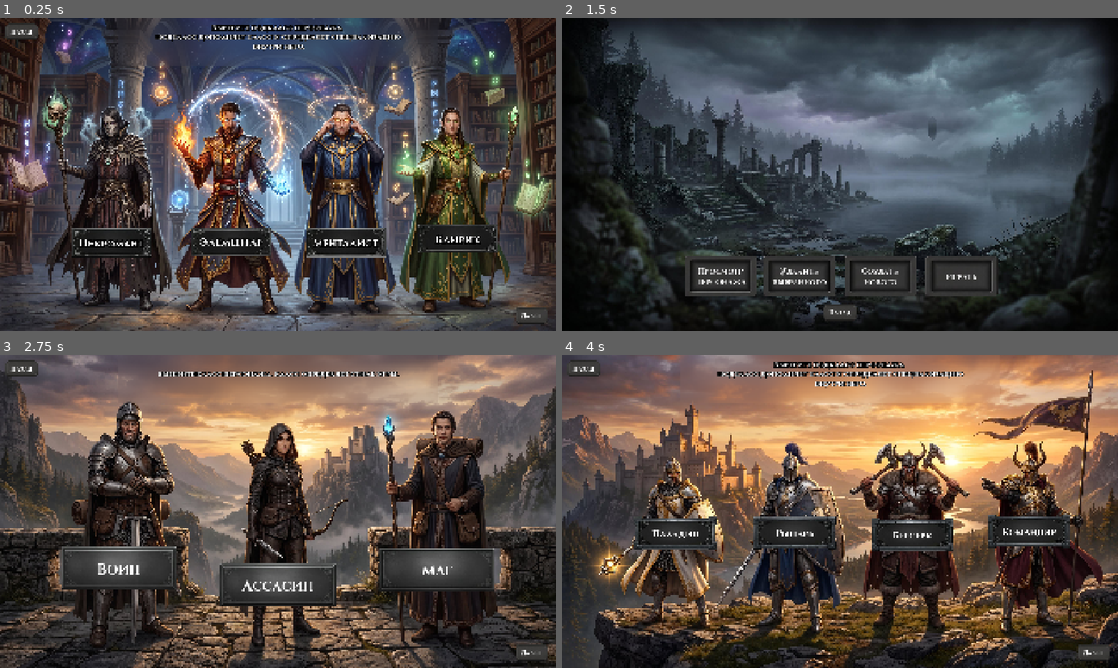
Above: before the commit, frames 1-4 (two rows, left to right).
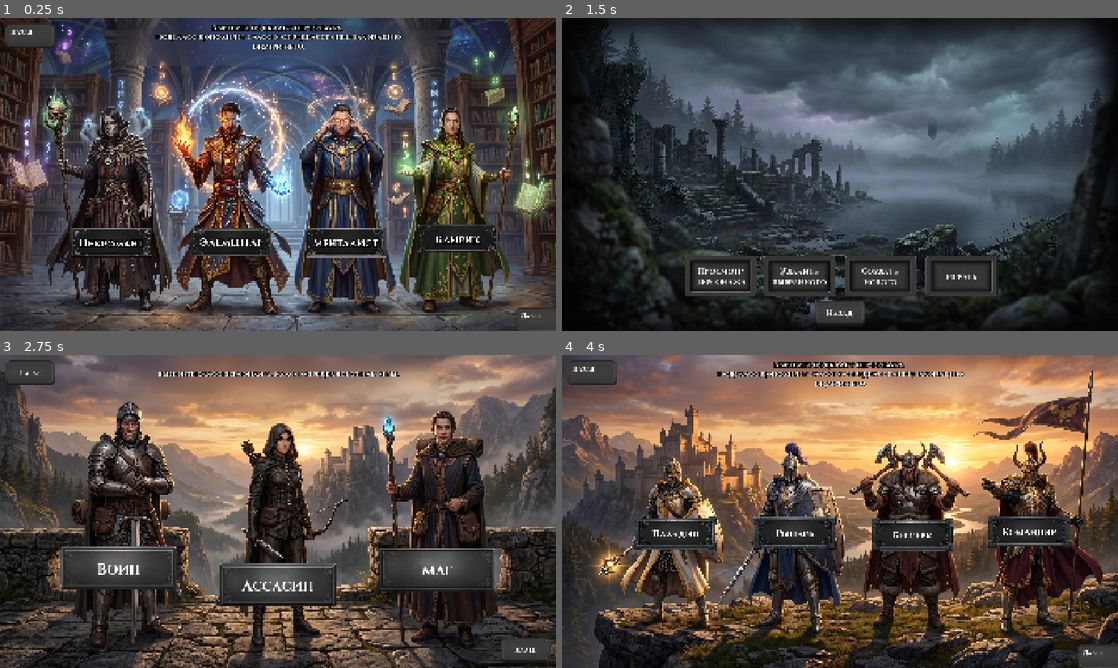
Above: after the commit, the same moments.

Repository: Brodyaga20/DND_Ecosystem
Game: Godot game, scene res://Scenes/MageSubclassSelect.tscn
The game is run twice, just before and just after one commit, with the same random seed, the same clock (stepped at 60 frames per second) and the same inputs. This scene is started directly instead of the project's main scene.
Inputs:
- Up to frame 1 (0.25 s): no input
- Up to frame 2 (1.5 s): click "Назад" at 0.5 s; click "Назад" at 1.25 s
- Up to frame 3 (2.75 s): click "Создать нового" at 2 s
- Up to frame 4 (4 s): click "Воин" at 2.75 s; click "Далее" at 3.5 s

The runs differ from the first frame. In frame 1, 0.4% of the frame differs, in the area x 0-100%, y 1-100%; in frame 2, 0.4%; in frame 3, 0.5%, in the area x 1-100%, y 1-99%; in frame 4, 0.5%.

Commit message:
style(ui): change size of back and next buttons in menu

Diff:
--- /dev/null
+++ b/Data/LabelSettings/BackNextButtons.tres
@@ -0,0 +1,4 @@
+[gd_resource type="LabelSettings" format=3 uid="uid://gohtfpbd5dmk"]
+
+[resource]
+font_size = 26
--- a/Scenes/CharacterList.tscn
+++ b/Scenes/CharacterList.tscn
@@ -9,6 +9,7 @@
 [ext_resource type="Texture2D" uid="uid://8u1ju70k1rju" path="res://Assets/Pictures/Buttons/Universal/BackNormal.png" id="7_iqcw4"]
 [ext_resource type="Texture2D" uid="uid://lw5wjk0pwr37" path="res://Assets/Pictures/Buttons/Universal/BackPressed.png" id="8_h71au"]
 [ext_resource type="Texture2D" uid="uid://c8vrjooon177" path="res://Assets/Pictures/Buttons/Universal/BackHover.png" id="9_m0tkf"]
+[ext_resource type="LabelSettings" uid="uid://gohtfpbd5dmk" path="res://Data/LabelSettings/BackNextButtons.tres" id="10_h71au"]
 
 [node name="CharacterList" type="Control" unique_id=1236289594]
 layout_mode = 3
@@ -64,21 +65,22 @@
 
 [node name="Back" type="TextureButton" parent="." unique_id=466963866]
 layout_mode = 0
-offset_left = 905.0
-offset_top = 989.0
-offset_right = 1015.0
-offset_bottom = 1044.0
+offset_left = 875.0
+offset_top = 975.0
+offset_right = 1045.0
+offset_bottom = 1060.0
 texture_normal = ExtResource("7_iqcw4")
 texture_pressed = ExtResource("8_h71au")
 texture_hover = ExtResource("9_m0tkf")
 
 [node name="Label" type="Label" parent="Back" unique_id=975426125]
 layout_mode = 0
-offset_right = 110.0
-offset_bottom = 55.0
+offset_right = 170.0
+offset_bottom = 85.0
 theme_override_fonts/font = ExtResource("6_rfau1")
 theme_override_font_sizes/font_size = 22
 text = "Назад"
+label_settings = ExtResource("10_h71au")
 horizontal_alignment = 1
 vertical_alignment = 1
 
--- a/Scenes/ClassSelect.tscn
+++ b/Scenes/ClassSelect.tscn
@@ -43,10 +43,10 @@
 
 [node name="Next" type="TextureButton" parent="." unique_id=767802749]
 layout_mode = 0
-offset_left = 1780.0
-offset_top = 1000.0
-offset_right = 1890.0
-offset_bottom = 1055.0
+offset_left = 1730.0
+offset_top = 975.0
+offset_right = 1900.0
+offset_bottom = 1060.0
 texture_normal = ExtResource("8_d1qtr")
 texture_pressed = ExtResource("9_ctprq")
 texture_hover = ExtResource("10_rapkh")
@@ -54,8 +54,8 @@
 
 [node name="Label" type="Label" parent="Next" unique_id=696286878]
 layout_mode = 0
-offset_right = 110.0
-offset_bottom = 55.0
+offset_right = 170.0
+offset_bottom = 85.0
 theme_override_fonts/font = ExtResource("6_junkc")
 theme_override_font_sizes/font_size = 22
 text = "Далее"
@@ -144,8 +144,8 @@
 
 [node name="Label" type="Label" parent="Back" unique_id=350636077]
 layout_mode = 0
-offset_right = 110.0
-offset_bottom = 55.0
+offset_right = 170.0
+offset_bottom = 85.0
 theme_override_fonts/font = ExtResource("6_junkc")
 theme_override_font_sizes/font_size = 22
 text = "Назад"
--- /dev/null
+++ b/Scenes/RaceSelect.tscn
@@ -0,0 +1,15 @@
+[gd_scene format=3 uid="uid://binueg1lwvq6l"]
+
+[ext_resource type="Texture2D" uid="uid://fj1epsfb30h1" path="res://Assets/Pictures/BackGrounds/RaceSelect.png" id="1_4jilo"]
+
+[node name="RaceSelect" type="Control" unique_id=472857401]
+layout_mode = 3
+anchors_preset = 15
+anchor_right = 1.0
+anchor_bottom = 1.0
+grow_horizontal = 2
+grow_vertical = 2
+
+[node name="RaceSelect" type="Sprite2D" parent="." unique_id=87146060]
+position = Vector2(960, 540)
+texture = ExtResource("1_4jilo")
--- a/Scripts/MageSubclassSelect.gd
+++ b/Scripts/MageSubclassSelect.gd
@@ -37,6 +37,6 @@
 
 func _on_next_pressed() -> void:
 	if selected_subclass_id != "":
-		get_tree().change_scene_to_file("res://Scenes/StatsDistribution.tscn")
+		get_tree().change_scene_to_file("res://Scenes/RaceSelect.tscn")
 		UnlockManager.unlock_class(selected_class_id)
 		UnlockManager.unlock_subclass(selected_subclass_id)
--- a/Scripts/RogueSubclassSelect.gd
+++ b/Scripts/RogueSubclassSelect.gd
@@ -32,7 +32,7 @@
 
 func _on_next_button_pressed():
 	if selected_subclass_id != "":
-		get_tree().change_scene_to_file("res://Scenes/StatsDistribution.tscn")
+		get_tree().change_scene_to_file("res://Scenes/RaceSelect.tscn")
 		UnlockManager.unlock_class(selected_class_id)
 		UnlockManager.unlock_subclass(selected_subclass_id)
 
--- a/Scripts/StatsDistribution.gd
+++ b/Scripts/StatsDistribution.gd
@@ -61,8 +61,14 @@
 		"mage":
 			get_tree().change_scene_to_file("res://Scenes/MageSubclassSelect.tscn")
 
+func ask_for_stats():
+	pass
+
 func _on_save_pressed() -> void:
-	if remaining_points == 0 and $Name/Entering.text != "":
+	if remaining_points != 0:
+		ask_for_stats()
+		return
+	if $Name/Entering.text != "":
 		TempData.character_name = $Name/Entering.text
 		TempData.stats = {
 			"strength": $Stats/Strength/SpinBox.value,
@@ -72,7 +78,7 @@
 		}
 		TempData.history = $History/Text.text
 		TempData.traits = $Traits/Text.text
-		var new_char = GameManager.add_character(
+		var _new_char = GameManager.add_character(
 			TempData.character_name,
 			TempData.class_id,
 			TempData.subclass_id,
--- a/Scripts/WarriorSubclassSelect.gd
+++ b/Scripts/WarriorSubclassSelect.gd
@@ -31,7 +31,7 @@
 
 func _on_next_button_pressed():
 	if selected_subclass_id != "":
-		get_tree().change_scene_to_file("res://Scenes/StatsDistribution.tscn")
+		get_tree().change_scene_to_file("res://Scenes/RaceSelect.tscn")
 		UnlockManager.unlock_class(selected_class_id)
 		UnlockManager.unlock_subclass(selected_subclass_id)
 
Binary file added: Assets/Pictures/BackGrounds/2.png
Not shown, added: Assets/Pictures/BackGrounds/2.png.import
Binary file added: Assets/Pictures/BackGrounds/RaceSelect.png
Not shown, added: Assets/Pictures/BackGrounds/RaceSelect.png.import
Binary file added: Assets/Pictures/BackGrounds/SexSelect.png
Not shown, added: Assets/Pictures/BackGrounds/SexSelect.png.import
Binary file added: Assets/Pictures/Buttons/SelectNormal.png
Not shown, added: Assets/Pictures/Buttons/SelectNormal.png.import
Binary file added: Assets/Pictures/Buttons/SelectPressed.png
Not shown, added: Assets/Pictures/Buttons/SelectPressed.png.import
Binary file changed: Assets/Pictures/Buttons/Universal/BackHover.png
Binary file changed: Assets/Pictures/Buttons/Universal/BackNormal.png
(and 6 more such lines)
